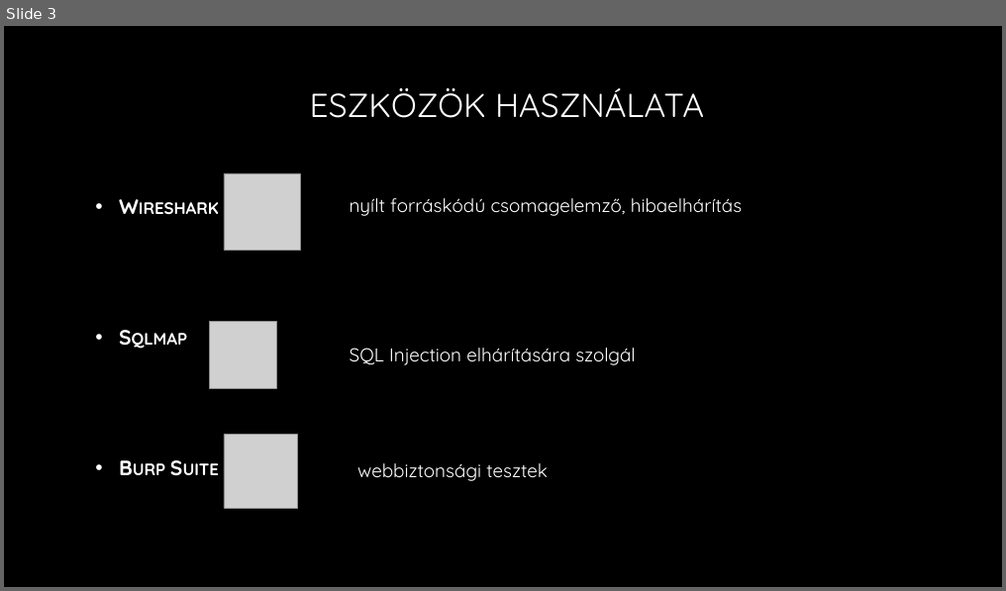
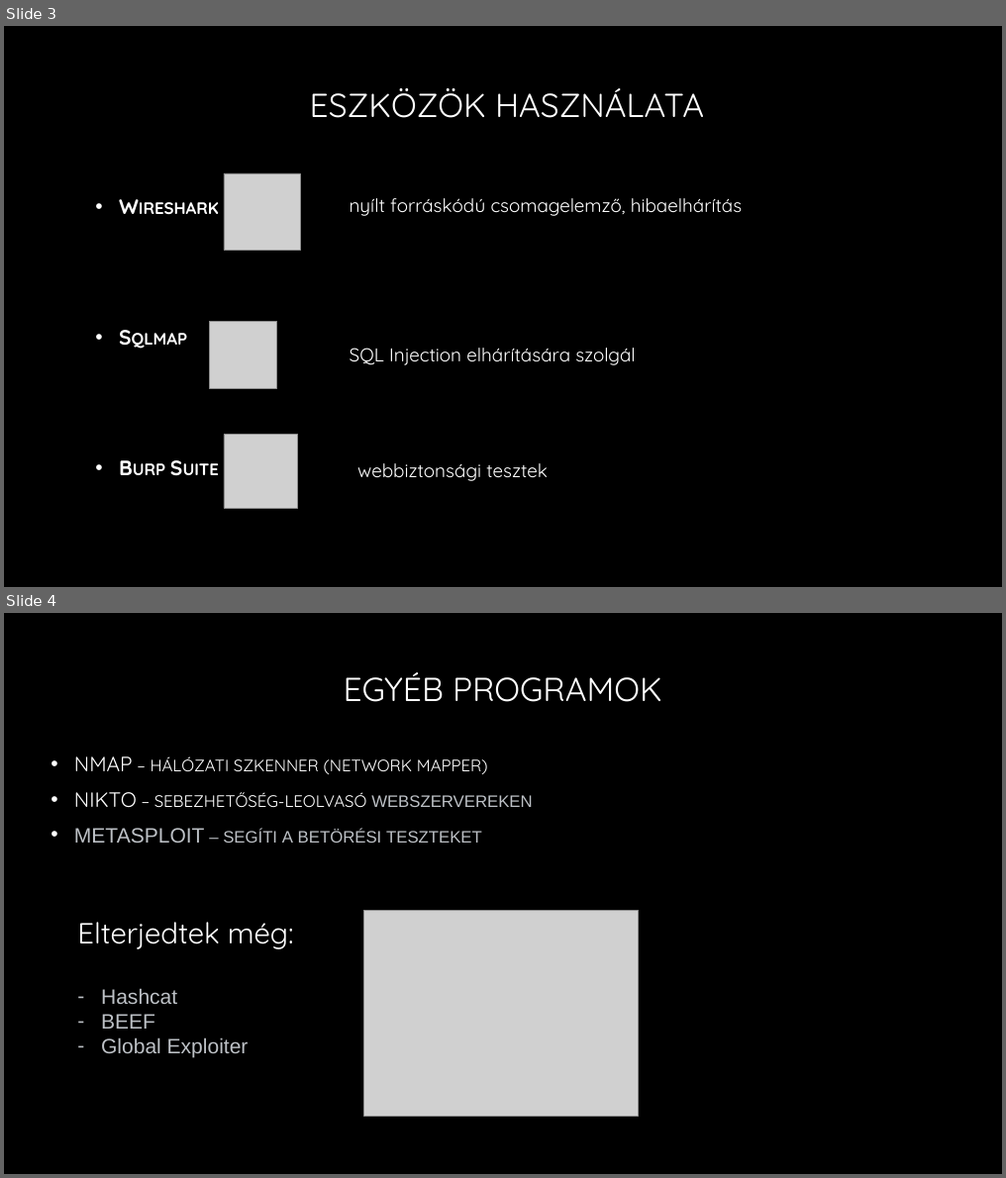
Before and after one commit to docziadrian/prezentacio, a slide deck: Etikus hackelés.pptx. Shown one above the other, each under a label of ours: slide 3 before the commit, slides 3 and 4 after it. The pictures are 1006x591 and 1006x1178 pixels, drawn with LibreOffice and Linux fonts; fonts in the diff are those of the drawing; grey boxes stand for pictures; background and template pictures are left out. Boxes give left, top, right and bottom in pixels: in the first picture for what was removed or moved away, otherwise in the second. Text is boxed around its words. In the diff, an @@ line names an element or a change of style, - is before the commit and + after.

Commit message:
Payloadok, beef, bruteforce, wordlist-attack.

```diff
--- a/Etikus hackelés.pptx
+++ b/Etikus hackelés.pptx
@@ slide 4 added at (4, 613, 1002, 1174), background picture (left out) @@
@@ title added at (344, 672, 662, 702), 32 pt, text gradient #FFFFFF to #A6A6A6 @@
+EGYÉB PROGRAMOK
@@ text added at (74, 757, 533, 843), 20 pt, text gradient #FFFFFF to #BFBFBF, small capitals @@
+• NMAP – hálózati szkenner (network mapper)
+• NIKTO – sebezhetőség-leolvasó webszervereken
+• METASPLOIT – segíti a betörési teszteket
@@ text added at (77, 922, 294, 950), 28 pt, text #FFFFFF @@
+Elterjedtek még:
@@ picture added at (363, 910, 638, 1116) @@
@@ text added at (101, 988, 249, 1059), 20 pt, text #BDC1C6 @@
+– Hashcat
+– BEEF
+– Global Exploiter
```
Also in this commit, not shown: 2 slides changed, 7 other slides added, 3 slides removed.
